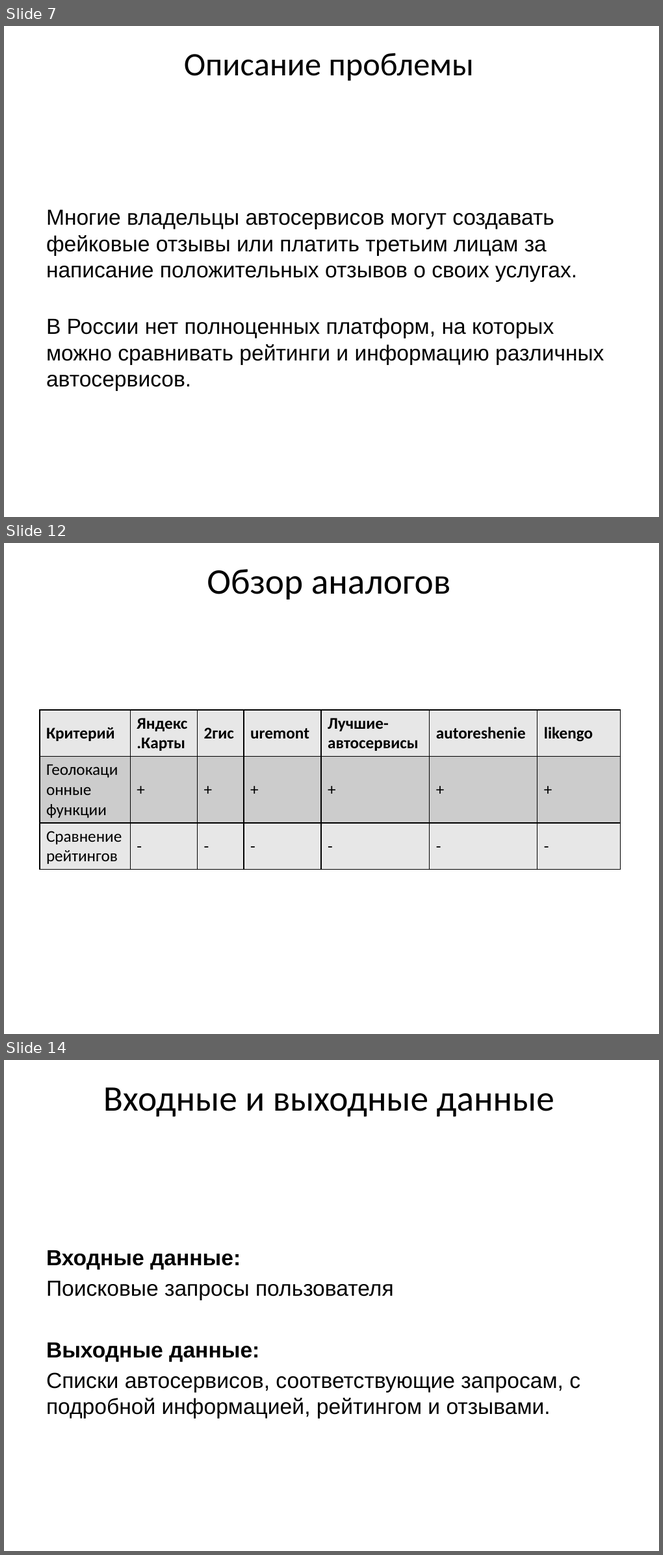
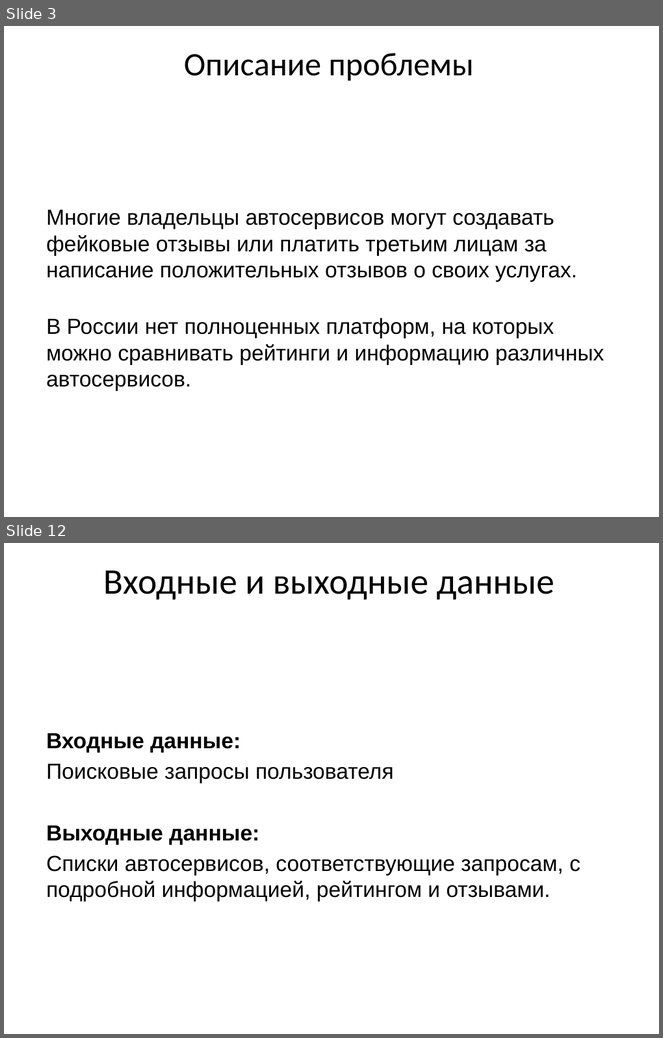
Before and after one commit to vadimgilka/-arRatingWebsite, a slide deck: Documentation/My documentation/Predzashita_Gailevich.pptx. Shown one above the other, each under a label of ours: slides 7, 12 and 14 before the commit, slides 3 and 12 after it; the slides between them are not shown. The pictures are 663x1555 and 663x1038 pixels, drawn with LibreOffice and Linux fonts; fonts in the diff are those of the drawing. Boxes give left, top, right and bottom in pixels: in the first picture for what was removed or moved away, otherwise in the second. Text is boxed around its words. In the diff, an @@ line names an element or a change of style, - is before the commit and + after.

```diff
--- a/Documentation/My documentation/Predzashita_Gailevich.pptx
+++ b/Documentation/My documentation/Predzashita_Gailevich.pptx
@@ slide 12 removed at (4, 543, 659, 1034), background #FFFFFF @@
@@ title removed at (207, 569, 451, 600) @@
-Обзор аналогов
@@ table removed at (39, 710, 620, 867), 3 rows, 7 columns @@
-Критерий | Яндекс.Карты | 2гис | uremont | Лучшие-автосервисы | autoreshenie | likengo
-Геолокационные функции | + | + | + | + | + | +
-Сравнение рейтингов | - | - | - | - | - | -
@@ what was slide 7 is now slide 3 @@
@@ what was slide 14 is now slide 12 @@
```
Also in this commit, not shown: 9 slides changed, 1 slide added, 2 other slides removed.
